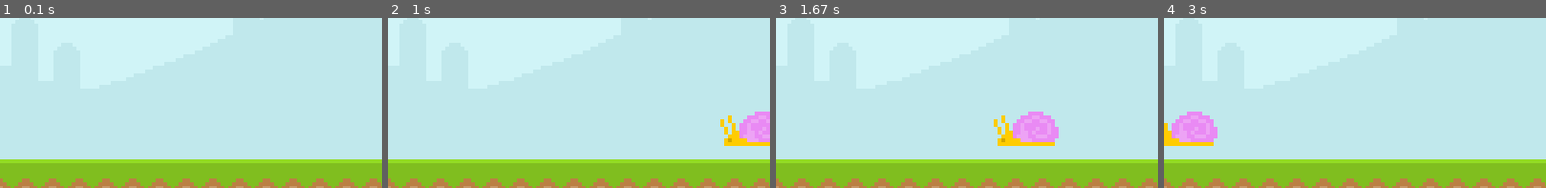
Above: before the commit, frames 1-4 (left to right).
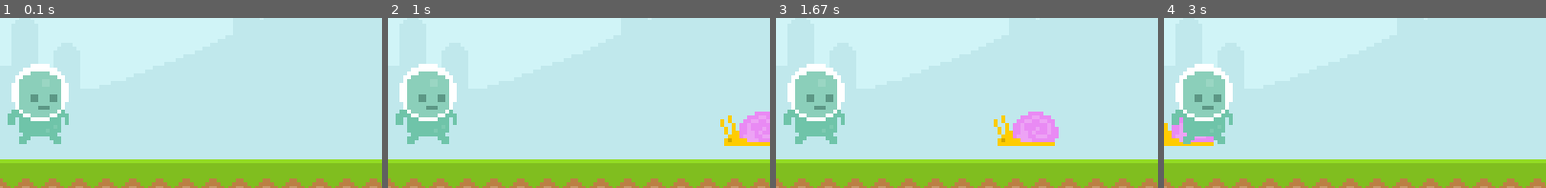
Above: after the commit, the same moments.

Repository: SDBranka/The_Ultimate_Introduction_to_Pygame
Game: pygame game, started from main.py
Two runs of this game, one before a commit and one after it. Both use one fixed random seed, a clock stepped at 60 frames per second and the inputs below.
Inputs:
- Up to frame 1 (0.1 s): no input
- Up to frame 2 (1 s): no input
- Up to frame 3 (1.67 s): no input
- Up to frame 4 (3 s): no input
The pictures show only the part of the screen within x 9-59%, y 30-80%; the shares and areas given below are measured in that part.

The runs differ from the first frame. In frame 1, 5.6% of the frame differs, in the area x 2-18%, y 26-75%; in frame 2, 5.6%; in frame 3, 5.6%; in frame 4, 5.6%.

Commit message:
displaying player

Diff:
--- a/main.py
+++ b/main.py
@@ -43,6 +43,10 @@
 snail_pos_x = 600
 snail_pos_y = 250
 
+# create player character(surface)
+player_surface = pygame.image.load("img/player/player_walk_1.png").convert_alpha()
+player_pos_x = 80
+player_pos_y = 200
 
 # game loop
 while True:
@@ -78,6 +82,9 @@
         snail_pos_x = 800
     screen.blit(snail_surface, (snail_pos_x, snail_pos_y))
 
+    # display player
+    screen.blit(player_surface, (player_pos_x, player_pos_y))
+
 
     pygame.display.update()
     # sets so that while True loop should not run faster than framerate_ceiling times per second
